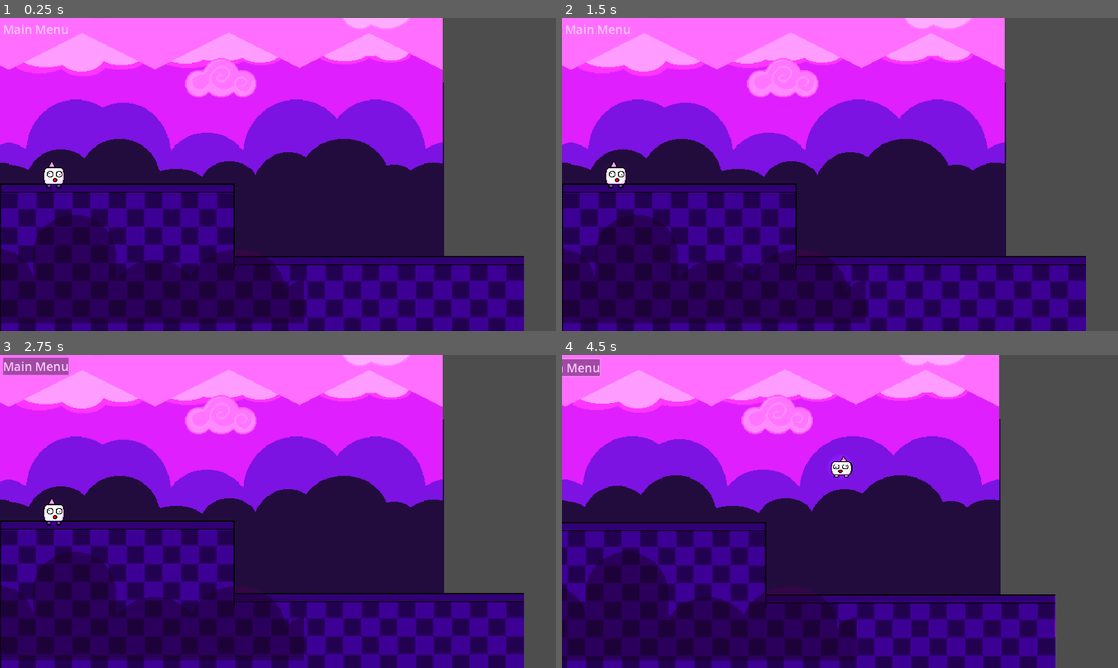
Above: before the commit, frames 1-4 (two rows, left to right).
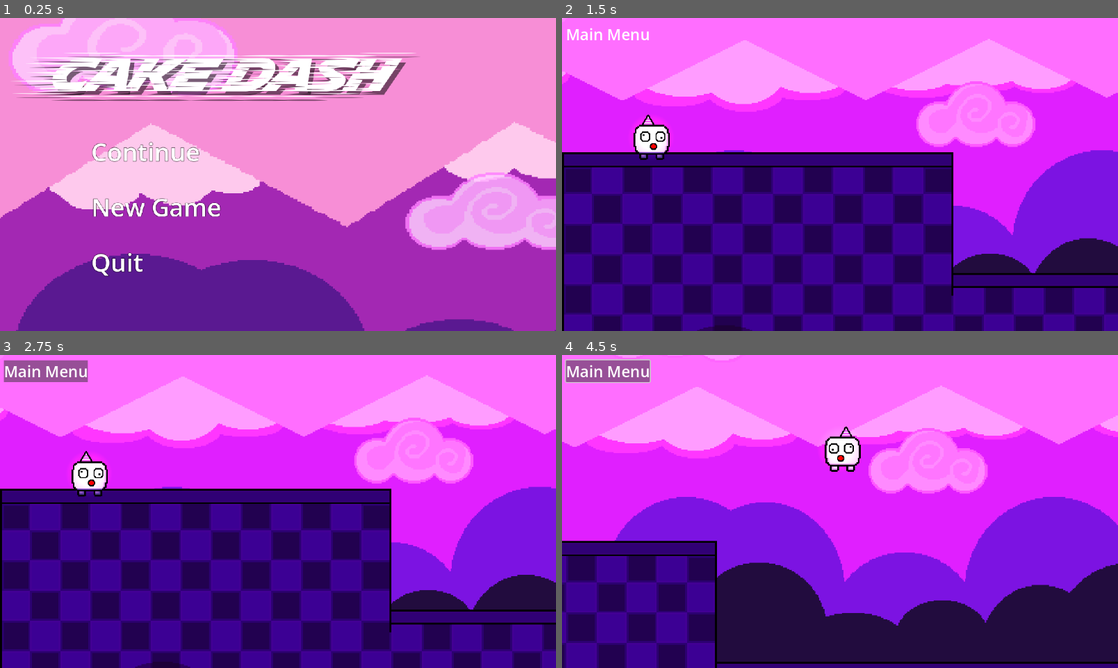
Above: after the commit, the same moments.

Repository: brokenfence-53/Cake-Dash
Game: Godot game, scene res://Levels/main_menu.tscn
Two runs of this game, one before a commit and one after it. Both use one fixed random seed, a clock stepped at 60 frames per second and the inputs below. Before the commit the project starts from res://Levels/main.tscn.
Inputs (mouse positions are in pixels of both pictures, inside the frame that each line leads up to):
- Up to frame 1 (0.25 s): no input
- Up to frame 2 (1.5 s): click (595, 27) at 0.5 s, where only the run before the commit has a clickable "Main Menu"; click (717, 205) at 1.25 s, where only the run after the commit has a clickable "New Game"
- Up to frame 3 (2.75 s): click "Main Menu" at 2 s
- Up to frame 4 (4.5 s): hold Right (right) 2.78-4.28 s; tap Up (up) at 2.85, 3.02, 3.32, 3.6, 3.77, 4.07, 4.35 s; hold Left (left) from 4.28 s (still down)

The runs differ from the first frame. In frame 1, 99% of the frame differs, in the area x 0-100%, y 0-100%; in frame 2, 72%; in frame 3, 72%; in frame 4, 79%.

Commit message:
menu updated

Diff:
--- a/Levels/main.tscn
+++ b/Levels/main.tscn
@@ -149,6 +149,7 @@
 position = Vector2(144, 419)
 
 [node name="Camera2D" type="Camera2D" parent="Player" unique_id=1922037960]
+position = Vector2(0, 60)
 zoom = Vector2(1.3, 1.3)
 process_callback = 0
 limit_left = 0
@@ -179,11 +180,13 @@
 scale = Vector2(2, 2)
 texture = ExtResource("4_1bvp3")
 
-[node name="CenterContainer" type="CenterContainer" parent="." unique_id=1191406907]
+[node name="CanvasLayer" type="CanvasLayer" parent="." unique_id=783765674]
+
+[node name="CenterContainer" type="CenterContainer" parent="CanvasLayer" unique_id=1191406907]
 offset_right = 191.0
 offset_bottom = 68.0
 
-[node name="Main Menu" type="Button" parent="CenterContainer" unique_id=687510875]
+[node name="Main Menu" type="Button" parent="CanvasLayer/CenterContainer" unique_id=687510875]
 layout_mode = 2
 theme_override_colors/font_color = Color(1, 1, 1, 1)
 theme_override_colors/font_pressed_color = Color(1, 1, 1, 0.7764706)
--- a/Levels/main_menu.gd
+++ b/Levels/main_menu.gd
@@ -1,23 +1,22 @@
 extends Control
+@onready var HoverSFX : AudioStreamPlayer = $Audio/HoverSFX
+@onready var SelectSFX : AudioStreamPlayer = $Audio/SelectSFX
+@onready var MenuMusic : AudioStreamPlayer = $Audio/MenuMusic
 
+func _ready() -> void:
+	MenuMusic.play()
 
-# Called when the node enters the scene tree for the first time.
-func _ready() -> void:
+func _process(_delta: float) -> void:
 	pass
 
-
-# Called every frame. 'delta' is the elapsed time since the previous frame.
-func _process(delta: float) -> void:
-	pass
-
-
 func _on_continue_pressed() -> void:
-	get_tree().change_scene_to_file(str("res://Levels/main.tscn")) # Replace with function body.
-
+	MenuMusic.stop()
+	SelectSFX.play()
+	get_tree().change_scene_to_file("res://Levels/main.tscn")
 
 func _on_new_game_pressed() -> void:
-	get_tree().change_scene_to_file(str("res://Levels/main.tscn")) # Replace with function body.
-
+	SelectSFX.play()
+	get_tree().change_scene_to_file("res://Levels/main.tscn")
 
 func _on_quit_pressed() -> void:
-	get_tree().quit() # Replace with function body.
+	get_tree().quit()
--- a/Levels/main_menu.tscn
+++ b/Levels/main_menu.tscn
@@ -3,6 +3,8 @@
 [ext_resource type="Script" uid="uid://cwhsqodqy2ycg" path="res://Levels/main_menu.gd" id="1_6ucrw"]
 [ext_resource type="FontFile" uid="uid://0rgql7phuv55" path="res://fonts/Braaap_S2.otf" id="2_3es34"]
 [ext_resource type="Texture2D" uid="uid://doiqh7ufivj2c" path="res://sprites/Moutains(BG)/8eacdc44-b4d4-4d10-b4e9-c615f4be71a6.png" id="2_jy27m"]
+[ext_resource type="AudioStream" uid="uid://busck6phxx7b1" path="res://audio/sfx/hover_sfx.wav" id="4_15p6s"]
+[ext_resource type="AudioStream" uid="uid://djj0its488u0r" path="res://audio/sfx/select_sfx.wav" id="5_5qvx8"]
 
 [sub_resource type="StyleBoxFlat" id="StyleBoxFlat_06t4h"]
 bg_color = Color(0.6, 0.6, 0.6, 0)
@@ -16,19 +18,20 @@
 bg_color = Color(0.19076231, 0.19076234, 0.19076222, 0.5058824)
 shadow_color = Color(0, 0, 0, 0)
 
-[node name="Main Menu" type="Control" unique_id=1981098260]
+[node name="Main Menu" type="Control" unique_id=115737077]
 layout_mode = 3
-anchors_preset = 15
-anchor_right = 1.0
-anchor_bottom = 1.0
-grow_horizontal = 2
-grow_vertical = 2
+anchors_preset = 0
 script = ExtResource("1_6ucrw")
 
 [node name="Camera2D" type="Camera2D" parent="." unique_id=1716254751]
-anchor_mode = 0
+zoom = Vector2(0.8, 0.8)
+limit_left = 0
+limit_top = 0
+limit_right = 1439
+limit_bottom = 806
 position_smoothing_enabled = true
 rotation_smoothing_enabled = true
+editor_draw_limits = true
 
 [node name="MarginContainer" type="MarginContainer" parent="." unique_id=984213753]
 layout_mode = 0
@@ -127,6 +130,19 @@
 texture = ExtResource("2_jy27m")
 centered = false
 
+[node name="Audio" type="Node" parent="." unique_id=1716510678]
+
+[node name="HoverSFX" type="AudioStreamPlayer" parent="Audio" unique_id=1841032746]
+stream = ExtResource("4_15p6s")
+bus = &"SFX"
+
+[node name="SelectSFX" type="AudioStreamPlayer" parent="Audio" unique_id=963327774]
+stream = ExtResource("5_5qvx8")
+bus = &"SFX"
+
+[node name="MenuMusic" type="AudioStreamPlayer" parent="Audio" unique_id=1224311621]
+bus = &"Music"
+
 [connection signal="pressed" from="MarginContainer/HBoxContainer/VBoxContainer/HBoxContainer/VBoxContainer/Continue" to="." method="_on_continue_pressed"]
 [connection signal="pressed" from="MarginContainer/HBoxContainer/VBoxContainer/HBoxContainer/VBoxContainer/New Game" to="." method="_on_new_game_pressed"]
 [connection signal="pressed" from="MarginContainer/HBoxContainer/VBoxContainer/HBoxContainer/VBoxContainer/Quit" to="." method="_on_quit_pressed"]
--- a/project.godot
+++ b/project.godot
@@ -11,7 +11,7 @@
 [application]
 
 config/name="Cake Dash"
-run/main_scene="uid://bwkssa0vrdl4r"
+run/main_scene="uid://cmv0d1vbomjwe"
 config/features=PackedStringArray("4.6", "Forward Plus")
 config/icon="res://icon.svg"
 
@@ -21,8 +21,7 @@
 
 [display]
 
-window/size/viewport_width=1920
-window/size/viewport_height=1080
+window/size/mode=3
 window/stretch/mode="viewport"
 
 [input]
--- a/scenes/characters/player.tscn
+++ b/scenes/characters/player.tscn
@@ -45,6 +45,18 @@
 "transitions": PackedFloat32Array(1),
 "update": 1,
 "values": [0]
+}
+tracks/1/type = "value"
+tracks/1/imported = false
+tracks/1/enabled = true
+tracks/1/path = NodePath("PlayerSprite:scale")
+tracks/1/interp = 1
+tracks/1/loop_wrap = true
+tracks/1/keys = {
+"times": PackedFloat32Array(0),
+"transitions": PackedFloat32Array(1),
+"update": 0,
+"values": [Vector2(1, 1)]
 }
 
 [sub_resource type="Animation" id="Animation_kpjcp"]
Not shown, added: audio/sfx/hover_sfx.wav.import
Not shown, added: audio/sfx/select_sfx.wav.import
Not shown, added: audio/sfx/hover_sfx.wav
Not shown, added: audio/sfx/select_sfx.wav
